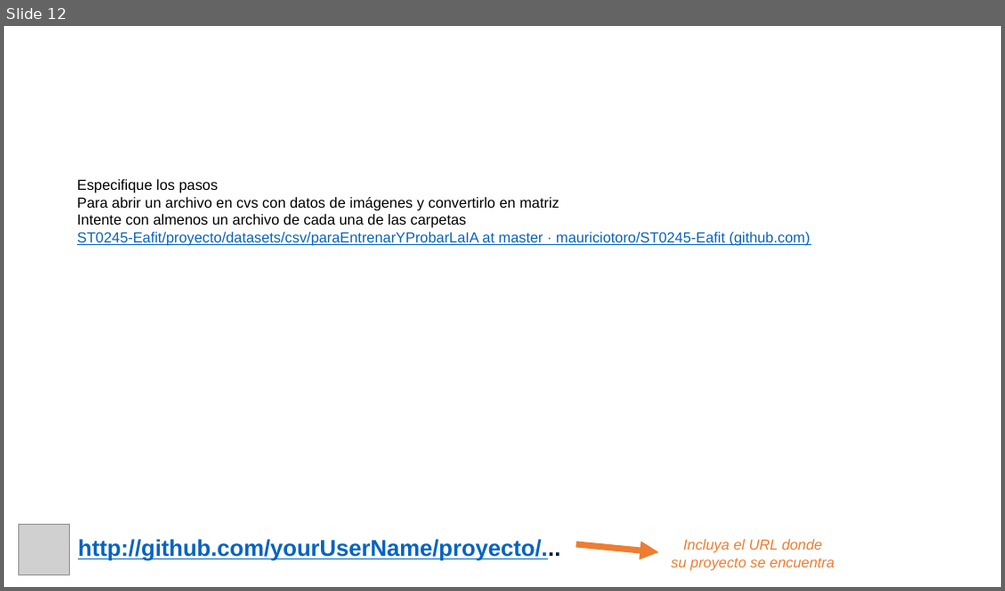
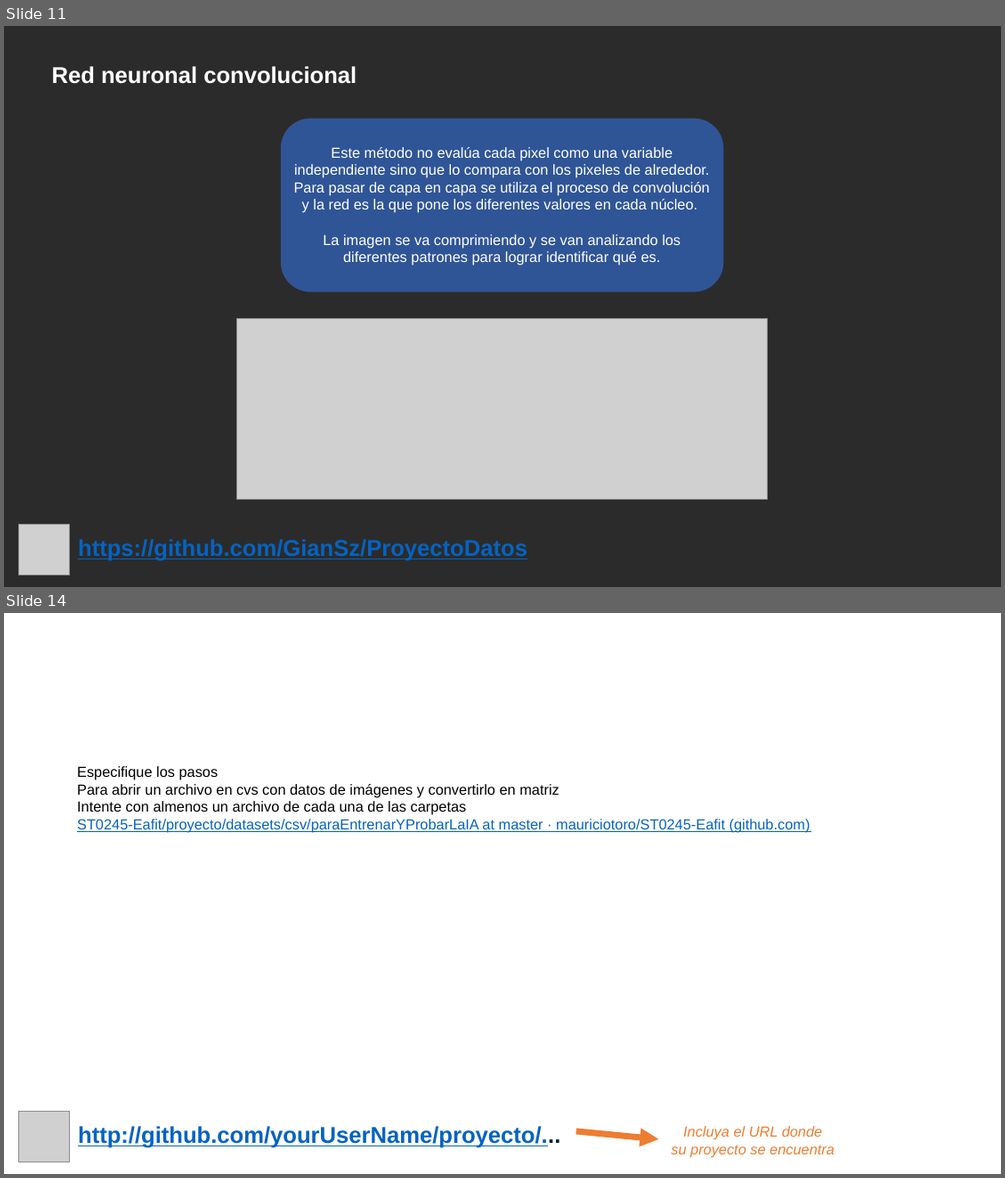
Before and after one commit to GianSz/ProyectoDatos, a slide deck: Presentacion/Presentación Proyecto.pptx. Shown one above the other, each under a label of ours: slide 12 before the commit, slides 11 and 14 after it; the slides between them are not shown. The pictures are 1005x591 and 1005x1178 pixels, drawn with LibreOffice and Linux fonts; fonts in the diff are those of the drawing; grey boxes stand for pictures; background and template pictures are left out; a plain dark background stands for a picture behind light text. Boxes give left, top, right and bottom in pixels: in the first picture for what was removed or moved away, otherwise in the second. Text is boxed around its words. In the diff, an @@ line names an element or a change of style, - is before the commit and + after.

Commit message:
20/11/2021
Slides Red neuronal

```diff
--- a/Presentacion/Presentación Proyecto.pptx
+++ b/Presentacion/Presentación Proyecto.pptx
@@ slide 11 added at (4, 26, 1001, 587), background picture (left out) @@
@@ text added at (52, 66, 356, 84), 22 pt, text #FFFFFF, bold @@
+Red neuronal convolucional
@@ rounded rectangle added at (283, 119, 722, 290), fill #2F5597, outline #2F5597 2 pt @@
@@ text added at (294, 147, 710, 265), 14 pt, text #FFFFFF @@
+Este método no evalúa cada pixel como una variable independiente sino que lo compara con los pixeles de alrededor. Para pasar de capa en capa se utiliza el proceso de convolución y la red es la que pone los diferentes valores en cada núcleo.
+La imagen se va comprimiendo y se van analizando los diferentes patrones para lograr identificar qué es.
@@ picture added at (236, 319, 768, 499) @@
@@ picture added at (19, 524, 70, 575) @@
@@ text added at (78, 539, 527, 561), 22 pt, text #0563C1, bold, underline @@
+https://github.com/GianSz/ProyectoDatos
@@ what was slide 12 is now slide 14 @@
```
Also in this commit, not shown: 2 slides changed, 2 other slides added, 1 slide removed.
